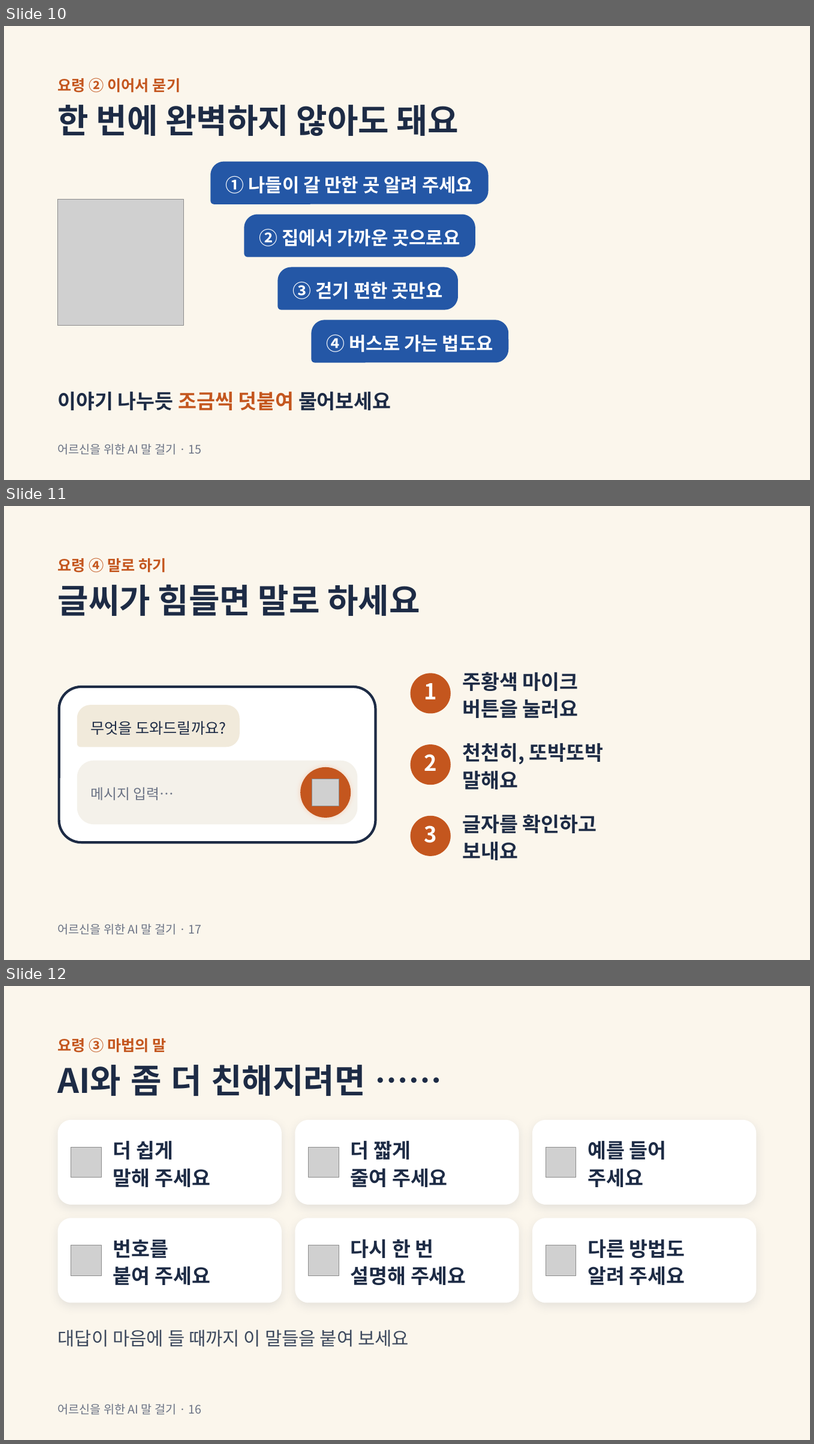
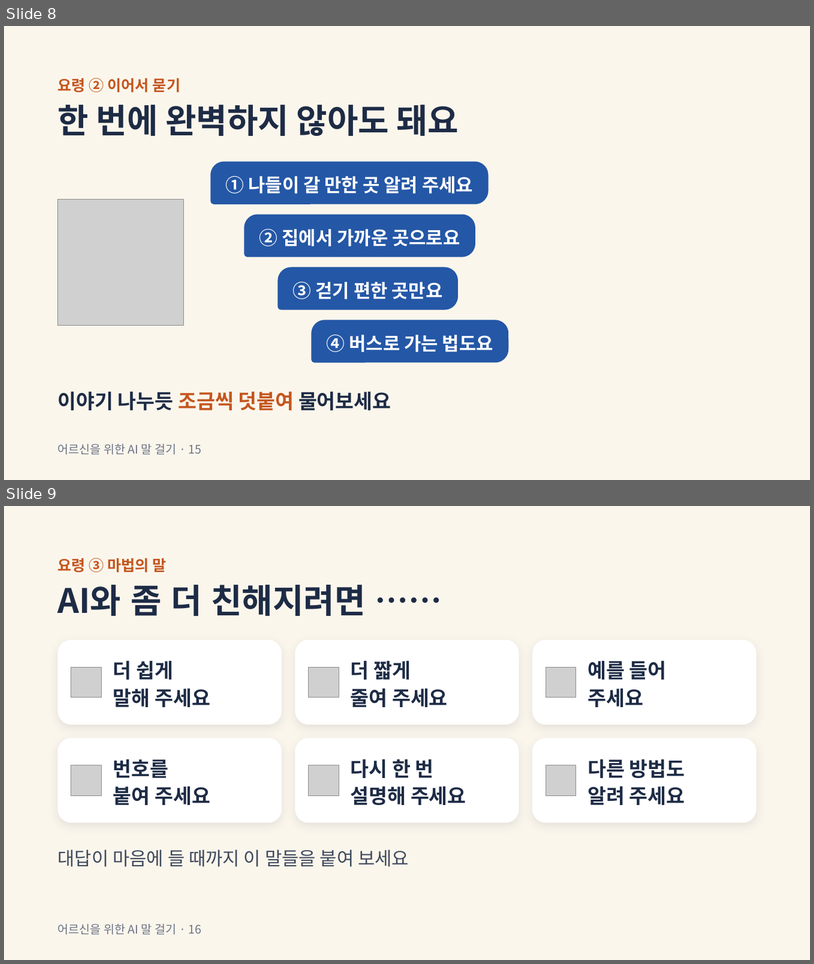
Before and after one commit to bbkilhyun0814-collab/---, a slide deck: ppt/ai와 함께 (카톡 챗GPT).pptx. Shown one above the other, each under a label of ours: slides 10, 11 and 12 before the commit, slides 8 and 9 after it. The pictures are 814x1444 and 814x964 pixels, drawn with LibreOffice and Linux fonts; fonts in the diff are those of the drawing; grey boxes stand for pictures. Boxes give left, top, right and bottom in pixels: in the first picture for what was removed or moved away, otherwise in the second. Text is boxed around its words. In the diff, an @@ line names an element or a change of style, - is before the commit and + after.

```diff
--- a/ppt/ai와 함께 (카톡 챗GPT).pptx
+++ b/ppt/ai와 함께 (카톡 챗GPT).pptx
@@ slide 11 removed at [4, 506, 810, 960], background #FBF6EC @@
@@ text removed at [58, 558, 167, 573] @@
-요령 ④ 말로 하기
@@ title removed at [58, 584, 420, 616] @@
-글씨가 힘들면 말로 하세요
@@ rounded rectangle removed at [411, 673, 451, 714] @@
-1
@@ text removed at [462, 672, 579, 718] @@
-주황색 마이크
-버튼을 눌러요
@@ rounded rectangle removed at [59, 687, 376, 843] @@
@@ freeform shape removed at [77, 705, 240, 747] @@
-무엇을 도와드릴까요?
@@ rounded rectangle removed at [411, 744, 451, 785] @@
-2
@@ text removed at [462, 743, 604, 789] @@
-천천히, 또박또박
-말해요
@@ rounded rectangle removed at [77, 760, 358, 824] @@
@@ rounded rectangle removed at [300, 767, 351, 817] @@
@@ text removed at [90, 787, 174, 800] @@
-메시지 입력…
@@ picture removed at [312, 779, 339, 805] @@
@@ rounded rectangle removed at [411, 816, 451, 856] @@
-3
@@ text removed at [462, 814, 597, 860] @@
-글자를 확인하고
-보내요
@@ text removed at [58, 924, 201, 934] @@
-어르신을 위한 AI 말 걸기 · 17
@@ what was slide 10 is now slide 8 @@
@@ what was slide 12 is now slide 9 @@
```
Also in this commit, not shown: 2 other slides removed.
